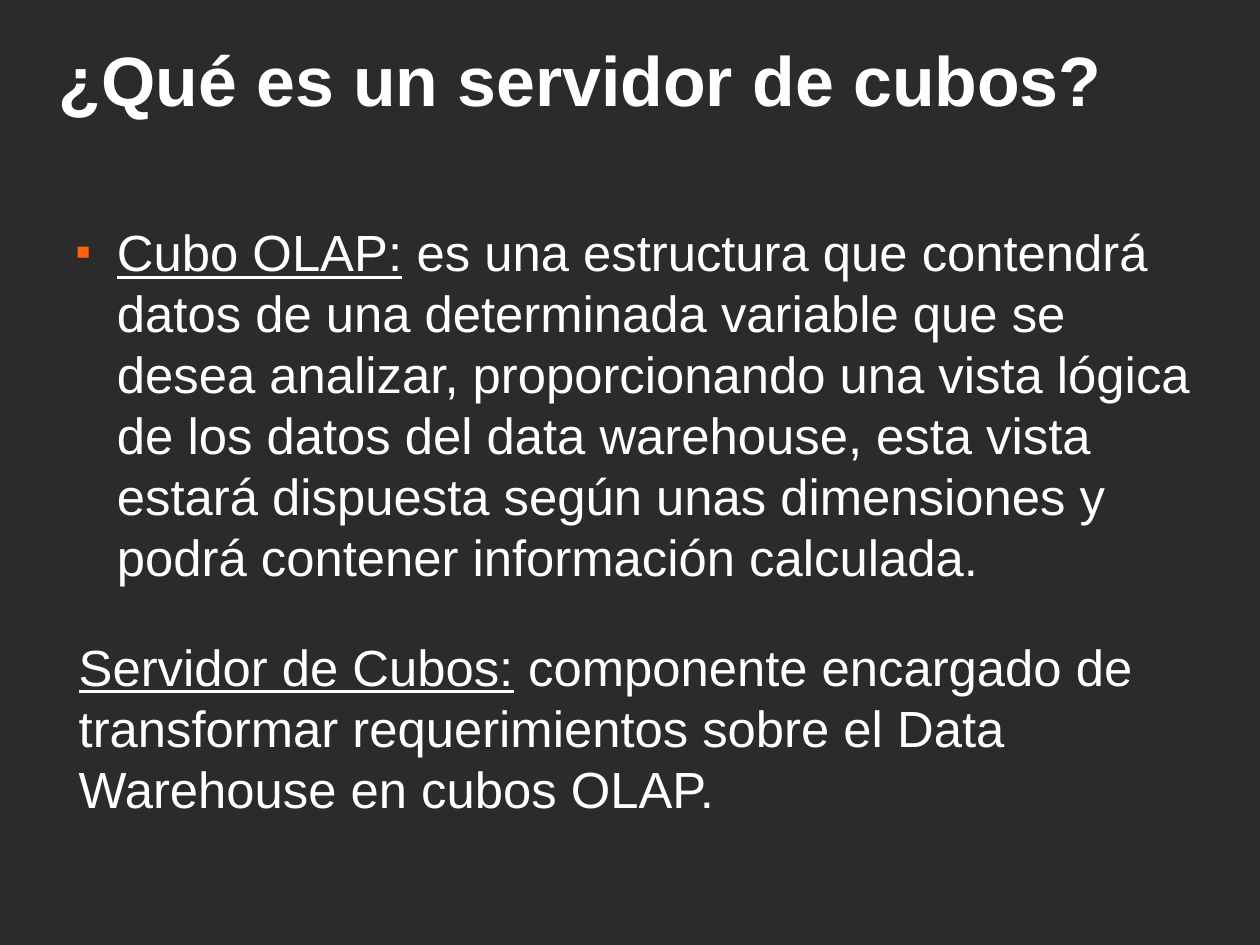
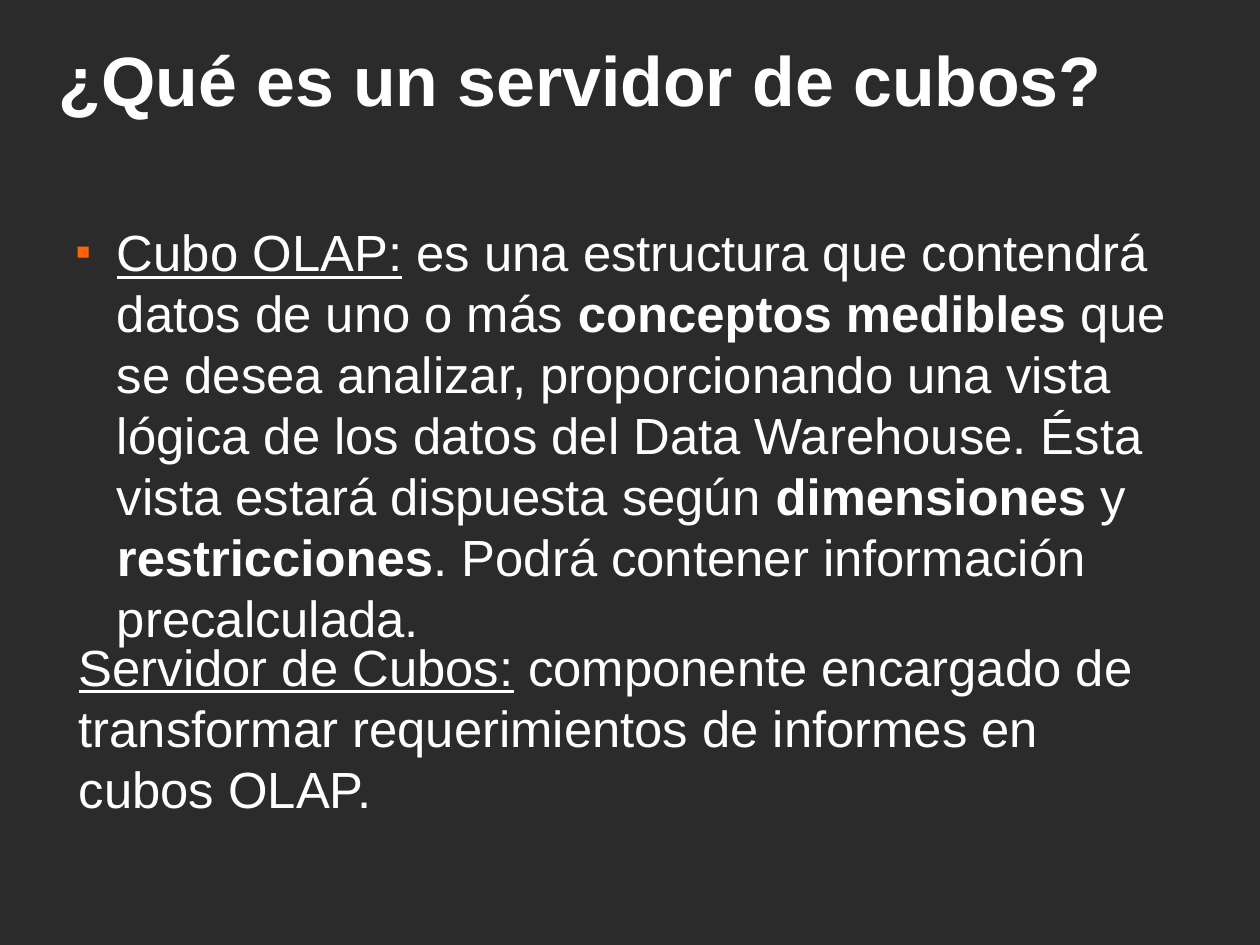
Before and after one commit to ervin45/proyectofinal, a slide deck: slide 25 of doc/material_para_la_catedra/presentacion_final/presentacion_final.odp (slide 24 before the commit). Drawn at 1260x945 pixels with LibreOffice and Linux fonts; fonts in the diff are those of the drawing; background and template pictures are left out; a plain dark background stands for a picture behind light text. Boxes give left, top, right and bottom in pixels: in the first picture for what was removed or moved away, otherwise in the second. Text is boxed around its words. In the diff, an @@ line names an element or a change of style, - is before the commit and + after.

Commit message:
presentacion

```diff
--- a/doc/material_para_la_catedra/presentacion_final/presentacion_final.odp
+++ b/doc/material_para_la_catedra/presentacion_final/presentacion_final.odp
@@ text at [117, 233, 1166, 648]: text changed @@
-■ Cubo OLAP: es una estructura que contendrá datos de una determinada variable que se desea analizar, proporcionando una vista lógica de los datos del data warehouse, esta vista estará dispuesta según unas dimensiones y podrá contener información calculada.
+■ Cubo OLAP: es una estructura que contendrá datos de uno o más conceptos medibles que se desea analizar, proporcionando una vista lógica de los datos del Data Warehouse. Ésta vista estará dispuesta según dimensiones y restricciones. Podrá contener información precalculada.
@@ text at [79, 645, 1132, 809]: text changed @@
-Servidor de Cubos: componente encargado de transformar requerimientos sobre el Data Warehouse en cubos OLAP.
+Servidor de Cubos: componente encargado de transformar requerimientos de informes en cubos OLAP.
```
Also in this commit, not shown: 21 other slides changed, 7 slides added, 5 slides removed, 2 other files.
